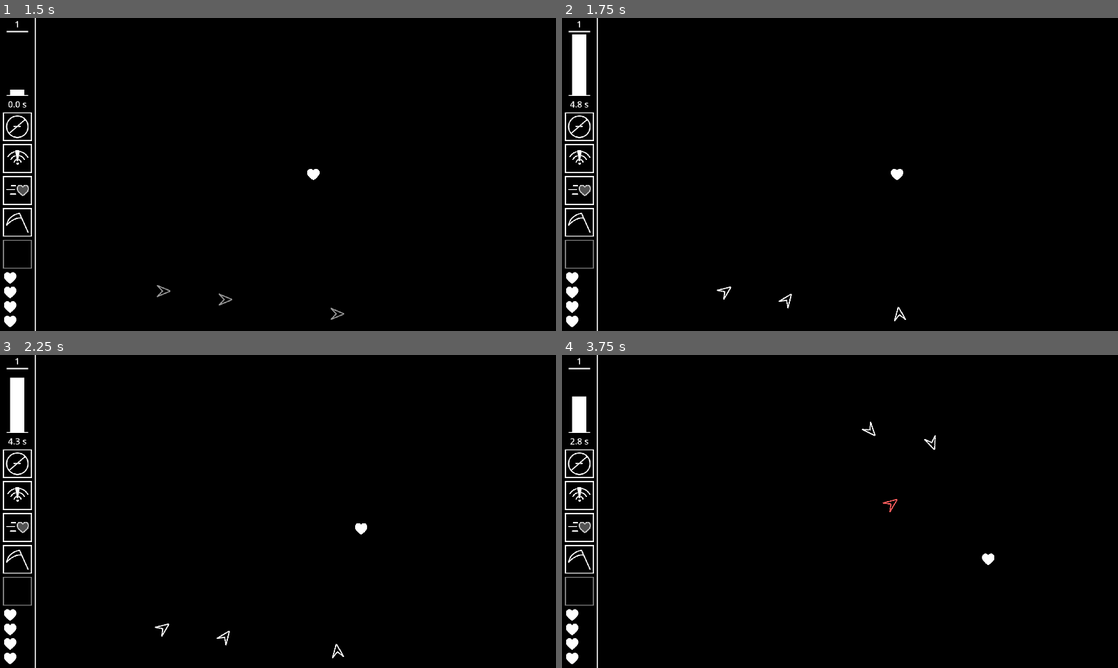
Above: before the commit, frames 1-4 (two rows, left to right).
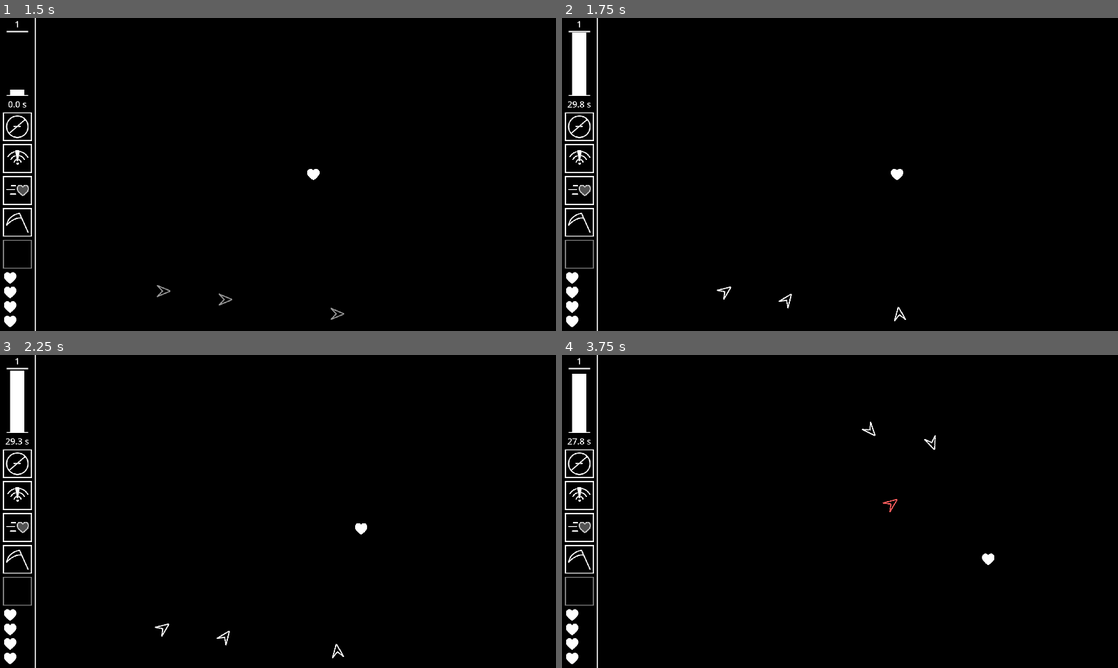
Above: after the commit, the same moments.

Repository: OrusLiOx/VOID
Game: Godot game, scene res://Scenes/main.tscn
The game is run twice, just before and just after one commit, with the same random seed, the same clock (stepped at 60 frames per second) and the same inputs.
Inputs:
- Up to frame 1 (1.5 s): click "Start" at 0.5 s; hold D (Right) from 1.28 s (still down); tap F (Item) at 1.35 s
- Up to frame 2 (1.75 s): keep holding D (Right)
- Up to frame 3 (2.25 s): release D (Right) at 2.03 s; hold S (Down) from 2.03 s (still down); tap F (Item) at 2.1 s
- Up to frame 4 (3.75 s): release S (Down) at 2.78 s; hold D (Right) 2.78-3.53 s; tap F (Item) at 2.85, 3.6 s; hold W (Up) from 3.53 s (still down)

Frame 1 is identical in both runs. In frame 2, less than 0.1% of the frame differs, in the area x 1-6%, y 4-29%; in frame 3, 0.1%; in frame 4, 0.3%, in the area x 1-6%, y 6-29%.

Commit message:
finished sound

Diff:
--- a/Godot/Globals/Globals.gd
+++ b/Godot/Globals/Globals.gd
@@ -13,6 +13,7 @@
 var upgrades
 
 func _ready():
+	randomize()
 	set_color_type("color")
 
 func set_color_type(type):
--- a/Godot/Scenes/Enemies/Hazard/Scripts/gattling_gunner.gd
+++ b/Godot/Scenes/Enemies/Hazard/Scripts/gattling_gunner.gd
@@ -2,6 +2,10 @@
 var proj
 var rotDest:Array
 var dest
+var sound
+
+func _ready():
+	sound = $AudioStreamPlayer
 
 # Called every frame. 'delta' is the elapsed time since the previous frame.
 func _process(delta):
@@ -35,6 +39,7 @@
 func _on_timer_timeout():
 	if $EnemyBase.is_jammed or Globals.enemyPause:
 		return
+	sound.play()
 	var shot = proj.instantiate()
 	Globals.holdProj.add_child(shot)
 	shot.position = position
--- a/Godot/Scenes/Enemies/Hazard/Scripts/spike_bomb.gd
+++ b/Godot/Scenes/Enemies/Hazard/Scripts/spike_bomb.gd
@@ -6,6 +6,7 @@
 var timer
 var sprite
 var canFire
+var sound : AudioStreamPlayer
 
 func spawn():
 	startRot = randf_range(0,PI/spikes)
@@ -15,6 +16,7 @@
 
 	sprite = $Sprite2D
 	timer = $Timer
+	sound = $AudioStreamPlayer
 	timer.start(.8/spikes)
 	pass # Replace with function body.
 
@@ -36,6 +38,8 @@
 func launch_wave():
 	if $EnemyBase.is_jammed:
 		return
+
+	sound.play()
 	for i in spikes:
 		var child = proj.instantiate()
 		Globals.holdProj.add_child(child)
--- a/Godot/Scenes/Enemies/Hazard/Scripts/spinning_laser.gd
+++ b/Godot/Scenes/Enemies/Hazard/Scripts/spinning_laser.gd
@@ -19,8 +19,9 @@
 		var child = laserScene.instantiate()
 		$Lasers.add_child(child)
 		child.position = Vector2.ZERO
-		child.rotation = rotation+i*PI/2
+		child.rotation = i*PI/2
 		child.go(5,5,true)
+		$Timer.start(5)
 
 
 func _on_enemy_base_jammed():
@@ -32,3 +33,8 @@
 func _on_enemy_base_unjammed():
 	spawn_lasers()
 	pass # Replace with function body.
+
+
+func _on_timer_timeout():
+	$Timer.stop()
+	pass # Replace with function body.
--- a/Godot/Scenes/Enemies/Hazard/gattling_gunner.tscn
+++ b/Godot/Scenes/Enemies/Hazard/gattling_gunner.tscn
@@ -1,8 +1,9 @@
-[gd_scene load_steps=5 format=3 uid="uid://ccxwcm7pkmo2s"]
+[gd_scene load_steps=6 format=3 uid="uid://ccxwcm7pkmo2s"]
 
 [ext_resource type="Script" path="res://Scenes/Enemies/Hazard/Scripts/gattling_gunner.gd" id="1_b5qf0"]
 [ext_resource type="Texture2D" uid="uid://cl430lyy35lkw" path="res://Sprites/Enemies/gattlingGunner.png" id="2_62yqc"]
 [ext_resource type="PackedScene" uid="uid://c2h47aefbvi62" path="res://Scenes/Enemies/_Generic/enemy_base.tscn" id="3_uw0e0"]
+[ext_resource type="AudioStream" uid="uid://d2xcjpt1kch81" path="res://Sounds/shoot/laserShoot3.wav" id="4_3po18"]
 
 [sub_resource type="CircleShape2D" id="CircleShape2D_0g34n"]
 radius = 21.0
@@ -21,5 +22,10 @@
 
 [node name="Timer" type="Timer" parent="."]
 
+[node name="AudioStreamPlayer" type="AudioStreamPlayer" parent="."]
+stream = ExtResource("4_3po18")
+volume_db = -25.0
+bus = &"SFX"
+
 [connection signal="jammed" from="EnemyBase" to="." method="_on_enemy_base_jammed"]
 [connection signal="timeout" from="Timer" to="." method="_on_timer_timeout"]
--- a/Godot/Scenes/Enemies/Hazard/spike_bomb.tscn
+++ b/Godot/Scenes/Enemies/Hazard/spike_bomb.tscn
@@ -1,8 +1,9 @@
-[gd_scene load_steps=5 format=3 uid="uid://kxxnagfkc52w"]
+[gd_scene load_steps=6 format=3 uid="uid://kxxnagfkc52w"]
 
 [ext_resource type="Script" path="res://Scenes/Enemies/Hazard/Scripts/spike_bomb.gd" id="1_wra34"]
 [ext_resource type="PackedScene" uid="uid://c2h47aefbvi62" path="res://Scenes/Enemies/_Generic/enemy_base.tscn" id="2_2ar6u"]
 [ext_resource type="Texture2D" uid="uid://bxcdy67org056" path="res://Sprites/Enemies/spikeBomb.png" id="3_xxfyf"]
+[ext_resource type="AudioStream" uid="uid://d2xcjpt1kch81" path="res://Sounds/shoot/laserShoot3.wav" id="4_f37bn"]
 
 [sub_resource type="CircleShape2D" id="CircleShape2D_mh2xx"]
 radius = 23.0
@@ -22,4 +23,9 @@
 [node name="Sprite2D" type="Sprite2D" parent="."]
 texture = ExtResource("3_xxfyf")
 
+[node name="AudioStreamPlayer" type="AudioStreamPlayer" parent="."]
+stream = ExtResource("4_f37bn")
+volume_db = -20.0
+bus = &"SFX"
+
 [connection signal="timeout" from="Timer" to="." method="_on_timer_timeout"]
--- a/Godot/Scenes/Enemies/Hazard/spinning_laser.tscn
+++ b/Godot/Scenes/Enemies/Hazard/spinning_laser.tscn
@@ -22,5 +22,8 @@
 position = Vector2(7, -2)
 texture = ExtResource("2_hkc14")
 
+[node name="Timer" type="Timer" parent="."]
+
 [connection signal="jammed" from="EnemyBase" to="." method="_on_enemy_base_jammed"]
 [connection signal="unjammed" from="EnemyBase" to="." method="_on_enemy_base_unjammed"]
+[connection signal="timeout" from="Timer" to="." method="_on_timer_timeout"]
--- a/Godot/Scenes/Enemies/Mobile/Scripts/Gunner.gd
+++ b/Godot/Scenes/Enemies/Mobile/Scripts/Gunner.gd
@@ -5,11 +5,13 @@
 var speed
 var targetOffset
 var fireRate
+var sound:AudioStreamPlayer
 
 # Called when the node enters the scene tree for the first time.
 func spawn():
 	projectile = load("res://Scenes/Enemies/_Generic/projectile.tscn")
 	timer = $Timer
+	sound = $AudioStreamPlayer
 	dist = randf_range(400,600)
 	speed = randf_range(125,175)
 	targetOffset = Vector2(randf_range(-50,50),randf_range(-50,50))
@@ -32,6 +34,7 @@
 func fire():
 	if $EnemyBase.is_jammed:
 		return
+	sound.play()
 	for i in [-1,0,1]:
 		var shot = projectile.instantiate()
 		Globals.holdProj.add_child(shot)
--- a/Godot/Scenes/Enemies/Mobile/Scripts/dasher.gd
+++ b/Godot/Scenes/Enemies/Mobile/Scripts/dasher.gd
@@ -5,9 +5,11 @@
 var go = false
 var base
 var waitTime
+var sound
 
 # Called when the node enters the scene tree for the first time.
 func spawn():
+	sound = $AudioStreamPlayer
 	timer = $Timer
 	base = $EnemyBase
 	$Sprite2D.modulate = Globals.normalColor
@@ -56,4 +58,5 @@
 func _on_timer_timeout():
 	timer.stop()
 	go = true
+	sound.play()
 	pass # Replace with function body.
--- a/Godot/Scenes/Enemies/Mobile/dasher.tscn
+++ b/Godot/Scenes/Enemies/Mobile/dasher.tscn
@@ -1,8 +1,9 @@
-[gd_scene load_steps=4 format=3 uid="uid://dkdjrodvejcie"]
+[gd_scene load_steps=5 format=3 uid="uid://dkdjrodvejcie"]
 
 [ext_resource type="Script" path="res://Scenes/Enemies/Mobile/Scripts/dasher.gd" id="1_0qste"]
 [ext_resource type="Texture2D" uid="uid://clwn3ahodhdf6" path="res://Sprites/Enemies/dasher.png" id="1_4ojuv"]
 [ext_resource type="PackedScene" uid="uid://c2h47aefbvi62" path="res://Scenes/Enemies/_Generic/enemy_base.tscn" id="3_jqnpb"]
+[ext_resource type="AudioStream" uid="uid://w2fj16n07ucx" path="res://Sounds/dashEdit.wav" id="4_xkla0"]
 
 [node name="Dasher" type="Node2D"]
 script = ExtResource("1_0qste")
@@ -20,4 +21,7 @@
 
 [node name="Timer" type="Timer" parent="."]
 
+[node name="AudioStreamPlayer" type="AudioStreamPlayer" parent="."]
+stream = ExtResource("4_xkla0")
+
 [connection signal="timeout" from="Timer" to="." method="_on_timer_timeout"]
--- a/Godot/Scenes/Enemies/Mobile/gunner.tscn
+++ b/Godot/Scenes/Enemies/Mobile/gunner.tscn
@@ -1,8 +1,9 @@
-[gd_scene load_steps=5 format=3 uid="uid://chwd1xmuhww2r"]
+[gd_scene load_steps=6 format=3 uid="uid://chwd1xmuhww2r"]
 
 [ext_resource type="Script" path="res://Scenes/Enemies/Mobile/Scripts/Gunner.gd" id="1_v7je5"]
 [ext_resource type="PackedScene" uid="uid://c2h47aefbvi62" path="res://Scenes/Enemies/_Generic/enemy_base.tscn" id="2_hpmji"]
 [ext_resource type="Texture2D" uid="uid://mhiumy8dsr0v" path="res://Sprites/Enemies/gunner.png" id="3_ywv28"]
+[ext_resource type="AudioStream" uid="uid://cdtx0qmixkjgf" path="res://Sounds/shoot/laserShoot1.wav" id="4_e5hrn"]
 
 [sub_resource type="CircleShape2D" id="CircleShape2D_8p0bk"]
 radius = 21.0238
@@ -21,4 +22,8 @@
 position = Vector2(17, -1)
 texture = ExtResource("3_ywv28")
 
+[node name="AudioStreamPlayer" type="AudioStreamPlayer" parent="."]
+stream = ExtResource("4_e5hrn")
+bus = &"SFX"
+
 [connection signal="timeout" from="Timer" to="." method="_on_timer_timeout"]
--- a/Godot/Scenes/Enemies/_Generic/Scripts/laser.gd
+++ b/Godot/Scenes/Enemies/_Generic/Scripts/laser.gd
@@ -7,6 +7,8 @@
 var fireTime
 var channelTime
 var loop
+
+var sound
 
 var minChannel = 1.5
 
@@ -18,6 +20,8 @@
 	state = "inactive"
 	sprite.modulate.a = 0
 	timer = $Timer
+
+	sound = $AudioStreamPlayer
 
 func go(cTime=minChannel, fTime=.5, l = true):
 	timer.stop()
@@ -47,6 +51,7 @@
 
 func fire():
 	state = "fire"
+	sound.play()
 	col.disabled = false
 	sprite.modulate = Globals.dangerColor
 	sprite.size.y = 30
--- a/Godot/Scenes/Enemies/_Generic/laser.tscn
+++ b/Godot/Scenes/Enemies/_Generic/laser.tscn
@@ -1,6 +1,7 @@
-[gd_scene load_steps=3 format=3 uid="uid://dgrabp1rgmwg7"]
+[gd_scene load_steps=4 format=3 uid="uid://dgrabp1rgmwg7"]
 
 [ext_resource type="Script" path="res://Scenes/Enemies/_Generic/Scripts/laser.gd" id="1_i5vud"]
+[ext_resource type="AudioStream" uid="uid://1dx4hq67wibf" path="res://Sounds/laserEdit.wav" id="2_8wvyt"]
 
 [sub_resource type="RectangleShape2D" id="RectangleShape2D_x447i"]
 size = Vector2(2500, 30)
@@ -31,4 +32,8 @@
 
 [node name="Timer" type="Timer" parent="."]
 
+[node name="AudioStreamPlayer" type="AudioStreamPlayer" parent="."]
+stream = ExtResource("2_8wvyt")
+volume_db = -10.0
+
 [connection signal="timeout" from="Timer" to="." method="_on_timer_timeout"]
--- a/Godot/Scenes/Player/Scripts/player.gd
+++ b/Godot/Scenes/Player/Scripts/player.gd
@@ -17,9 +17,16 @@
 var cd:Array
 @export var holdAbilities:Node
 
+var sound:Dictionary
+
 signal update_health(cur, max)
 
 func _ready():
+	sound["Hit"] = $HitSound
+	sound["Explosion"] = $Explosion
+	sound["Big Explosion"] = $BigExplosion
+	sound["Jam"] = $Jam
+	sound["Hide"] = $Hide
 	invTimer = $Invincibility
 	zone = load("res://Scenes/Player/zone.tscn")
 	a = {
@@ -61,7 +68,6 @@
 		charges.push_back(a[i]["charges"])
 	Globals.player = self
 	healthBar = $Health
-	canAbility = false
 
 func reset():
 	position.x = (124+1920)/2.0
@@ -126,6 +132,8 @@
 	hp = max(0, hp-damage)
 	healthBar.size.y = 42*hp/hpMax
 	iframes = .5 + Globals.get_upgrade_value("iframes")
+
+	sound["Hit"].play()
 	if hp <=0:
 		die()
 	emit_signal("update_health", hp, hpMax)
@@ -182,6 +190,8 @@
 
 func cast0():
 	var cast = zone.instantiate()
+
+	sound["Explosion"].play()
 	if Globals.has_upgrade("a1 follow"):
 		add_child(cast)
 	else:
@@ -194,6 +204,7 @@
 
 func cast1():
 	var cast = zone.instantiate()
+	sound["Jam"].play()
 	if Globals.has_upgrade("a2 follow"):
 		add_child(cast)
 	else:
@@ -205,6 +216,7 @@
 	pass
 
 func cast2():
+	sound["Hide"].play()
 	modulate.a = .6
 	speedMult = a[2]["speedup"]+Globals.get_upgrade_value("a3 speedup")
 	invTimer.stop()
@@ -222,6 +234,7 @@
 	var cast = zone.instantiate()
 	holdAbilities.add_child(cast)
 	cast.global_position = global_position
+	sound["Big Explosion"].play()
 	cast.set_stuff(a[3]["range"]+Globals.get_upgrade_value("a4 range"), a[3]["duration"]+Globals.get_upgrade_value("a4 dur"), "kill")
 	pass
 
--- a/Godot/Scenes/Player/player.tscn
+++ b/Godot/Scenes/Player/player.tscn
@@ -1,8 +1,13 @@
-[gd_scene load_steps=5 format=3 uid="uid://dnaqej8yhbeu8"]
+[gd_scene load_steps=10 format=3 uid="uid://dnaqej8yhbeu8"]
 
 [ext_resource type="Script" path="res://Scenes/Player/Scripts/player.gd" id="1_5607v"]
 [ext_resource type="Texture2D" uid="uid://2feemrq8mq5" path="res://Sprites/Player/PlayerFill.png" id="1_jarrs"]
 [ext_resource type="Texture2D" uid="uid://cxs7mgsaru2xj" path="res://Sprites/Player/PlayerBase.png" id="2_8l36t"]
+[ext_resource type="AudioStream" uid="uid://b08psdwnpimd0" path="res://Sounds/hitHurt.wav" id="4_a1eso"]
+[ext_resource type="AudioStream" uid="uid://bhi2cni73qe6g" path="res://Sounds/explosion.wav" id="5_fpxf7"]
+[ext_resource type="AudioStream" uid="uid://deixg24wcl6mi" path="res://Sounds/jam.wav" id="6_lu10u"]
+[ext_resource type="AudioStream" uid="uid://bngn0vpadfy1w" path="res://Sounds/explosion2.wav" id="7_ll5as"]
+[ext_resource type="AudioStream" uid="uid://cs6fp4h37n1x6" path="res://Sounds/powerUp.wav" id="8_mtqpw"]
 
 [sub_resource type="RectangleShape2D" id="RectangleShape2D_lv8k2"]
 size = Vector2(24, 23)
@@ -43,5 +48,23 @@
 
 [node name="Cooldowns" type="Node2D" parent="."]
 
+[node name="HitSound" type="AudioStreamPlayer" parent="."]
+stream = ExtResource("4_a1eso")
+
+[node name="Explosion" type="AudioStreamPlayer" parent="."]
+stream = ExtResource("5_fpxf7")
+
+[node name="Jam" type="AudioStreamPlayer" parent="."]
+stream = ExtResource("6_lu10u")
+volume_db = -5.0
+pitch_scale = 0.8
+
+[node name="BigExplosion" type="AudioStreamPlayer" parent="."]
+stream = ExtResource("7_ll5as")
+
+[node name="Hide" type="AudioStreamPlayer" parent="."]
+stream = ExtResource("8_mtqpw")
+pitch_scale = 0.8
+
 [connection signal="area_entered" from="Area2D" to="." method="_on_area_2d_area_entered"]
 [connection signal="timeout" from="Invincibility" to="." method="_on_invincibility_timeout"]
--- a/Godot/Scenes/Scripts/game.gd
+++ b/Godot/Scenes/Scripts/game.gd
@@ -97,7 +97,7 @@
 	for child in holdEnemies.get_children():
 		child.queue_free()
 	wave = 0
-	waveLength = 5
+	waveLength = 30
 	waveWait = 1
 	numOfHazards = 0
 	numOfPacks = 1
@@ -109,6 +109,13 @@
 	gameState = "inactive"
 	Globals.enemyPause = true
 	Globals.player.canAbility = false
+
+func end_game():
+	stop()
+	for child in holdEnemies.get_children():
+		child.queue_free()
+	for child in $holdProjectiles.get_children():
+		child.queue_free()
 
 # Called every frame. 'delta' is the elapsed time since the previous frame.
 func _process(_delta):
@@ -226,11 +233,12 @@
 	for child in holdEnemies.get_children():
 		child.queue_free()
 
-	if wave%(numOfHazards+3) == 0:
-		numOfPacks+=1
-		if numOfPacks >= int(numOfHazards/2)+4:
-			numOfPacks -= 2
-			numOfHazards = min(20, numOfHazards+1)
+	if !(numOfHazards >= 20 and numOfPacks >= int(numOfHazards/2)+4):
+		if wave%(numOfHazards+3) == 0:
+			numOfPacks+=1
+			if numOfPacks >= int(numOfHazards/2)+4:
+				numOfPacks -= 2
+				numOfHazards = min(20, numOfHazards+1)
 
 	waveTimer.start(2)
 
--- a/Godot/Scenes/Scripts/main.gd
+++ b/Godot/Scenes/Scripts/main.gd
@@ -15,7 +15,6 @@
 	pauseScene.visible = false
 	to_title()
 	pass # Replace with function body.
-
 
 # Called every frame. 'delta' is the elapsed time since the previous frame.
 func _process(_delta):
@@ -51,12 +50,13 @@
 	unpause()
 	gameActive = false
 	gameScene.visible = false
-	gameScene.stop()
+	gameScene.end_game()
 	Globals.player.position.y = 2000
-	Globals.player.canAbility=false
+	Globals.player.canAbility = false
 
 func to_title():
 	end_game()
+	Globals.player.canAbility = false
 	pauseScene.visible = false
 	gameoverScene.visible = false
 	$Title.visible = true
@@ -66,7 +66,6 @@
 func restart_game():
 	end_game()
 	start_game()
-	unpause()
 
 func pause():
 	if gameoverScene.visible:
@@ -79,13 +78,10 @@
 func unpause():
 	$Settings.visible = false
 	$Help.visible = false
-	if queueUnpause == -1:
-		queueUnpause = 0
-	elif queueUnpause == 1:
-		queueUnpause = -1
-		Engine.time_scale = 1
-		Globals.player.canAbility = true
-		pauseScene.visible = false
+	queueUnpause = -1
+	Engine.time_scale = 1
+	Globals.player.canAbility = true
+	pauseScene.visible = false
 
 func open_settings():
 	$Settings.visible = true
@@ -111,9 +107,9 @@
 		"continue":
 			unpause()
 
-
 func _on_game_gameover():
 	gameoverScene.visible = true
+	Globals.player.canAbility = false
 	var waves = gameScene.wave-1
 	if waves != 1:
 		waves = str(waves) + " waves"
--- a/Godot/Scenes/help.tscn
+++ b/Godot/Scenes/help.tscn
@@ -63,6 +63,7 @@
 offset_bottom = 532.0
 
 [node name="ColorRect2" type="ColorRect" parent="keyboard/WASD/ColorRect"]
+layout_mode = 0
 offset_left = 4.0
 offset_top = 4.0
 offset_right = 324.0
@@ -199,6 +200,7 @@
 offset_bottom = 752.0
 
 [node name="ColorRect2" type="ColorRect" parent="keyboard/Space"]
+layout_mode = 0
 offset_left = 4.0
 offset_top = 4.0
 offset_right = 682.0
@@ -231,6 +233,7 @@
 offset_bottom = 638.0
 
 [node name="ColorRect2" type="ColorRect" parent="keyboard/Shift"]
+layout_mode = 0
 offset_left = 4.0
 offset_top = 4.0
 offset_right = 231.0
@@ -274,6 +277,7 @@
 offset_bottom = 541.0
 
 [node name="ColorRect3" type="ColorRect" parent="keyboard/Abiliities/ColorRect2"]
+layout_mode = 0
 offset_left = 4.0
 offset_top = 4.0
 offset_right = 229.0
--- /dev/null
+++ b/Godot/default_bus_layout.tres
@@ -0,0 +1,4 @@
+[gd_resource type="AudioBusLayout" format=3 uid="uid://cyhqguhdeqbox"]
+
+[resource]
+bus/0/send = &"Music"
Not shown, added: Godot/Sounds/dash.wav.import
Not shown, added: Godot/Sounds/dashEdit.wav.import
Not shown, added: Godot/Sounds/explosion2.wav.import
Not shown, added: Godot/Sounds/jam.wav.import
Not shown, added: Godot/Sounds/laserEdit.wav.import
Not shown, added: Godot/Sounds/powerUp.wav.import
Not shown, changed: Godot/export_presets.cfg
Not shown, added: Godot/Sounds/dash.wav
Not shown, added: Godot/Sounds/dashEdit.wav
Not shown, added: Godot/Sounds/explosion2.wav
Not shown, added: Godot/Sounds/jam.wav
Not shown, added: Godot/Sounds/laserEdit.wav
(and 1 more such lines)
